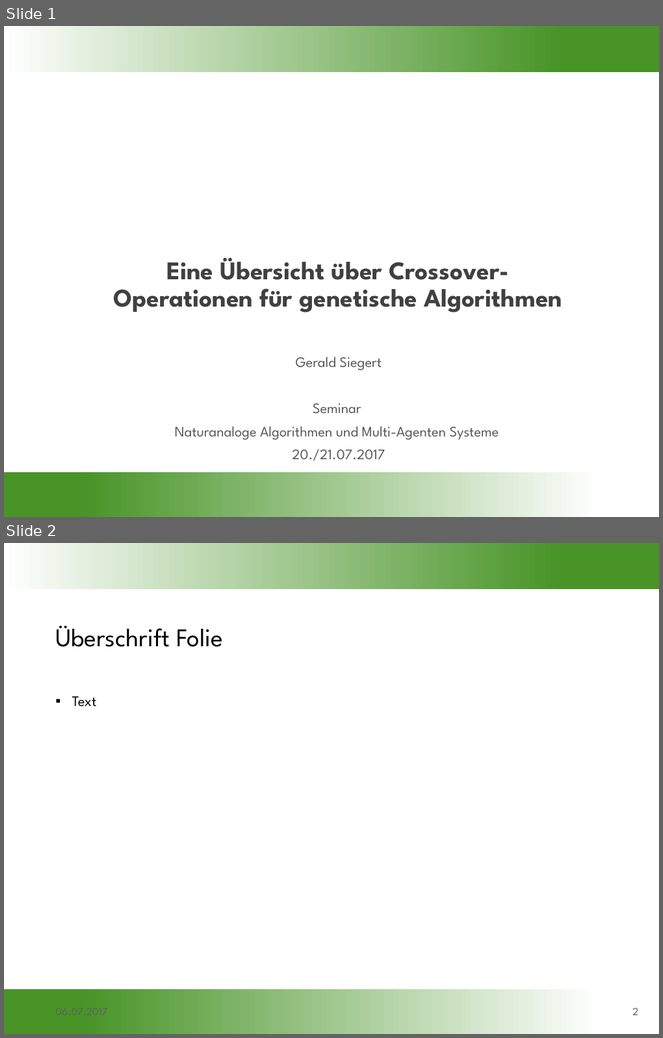
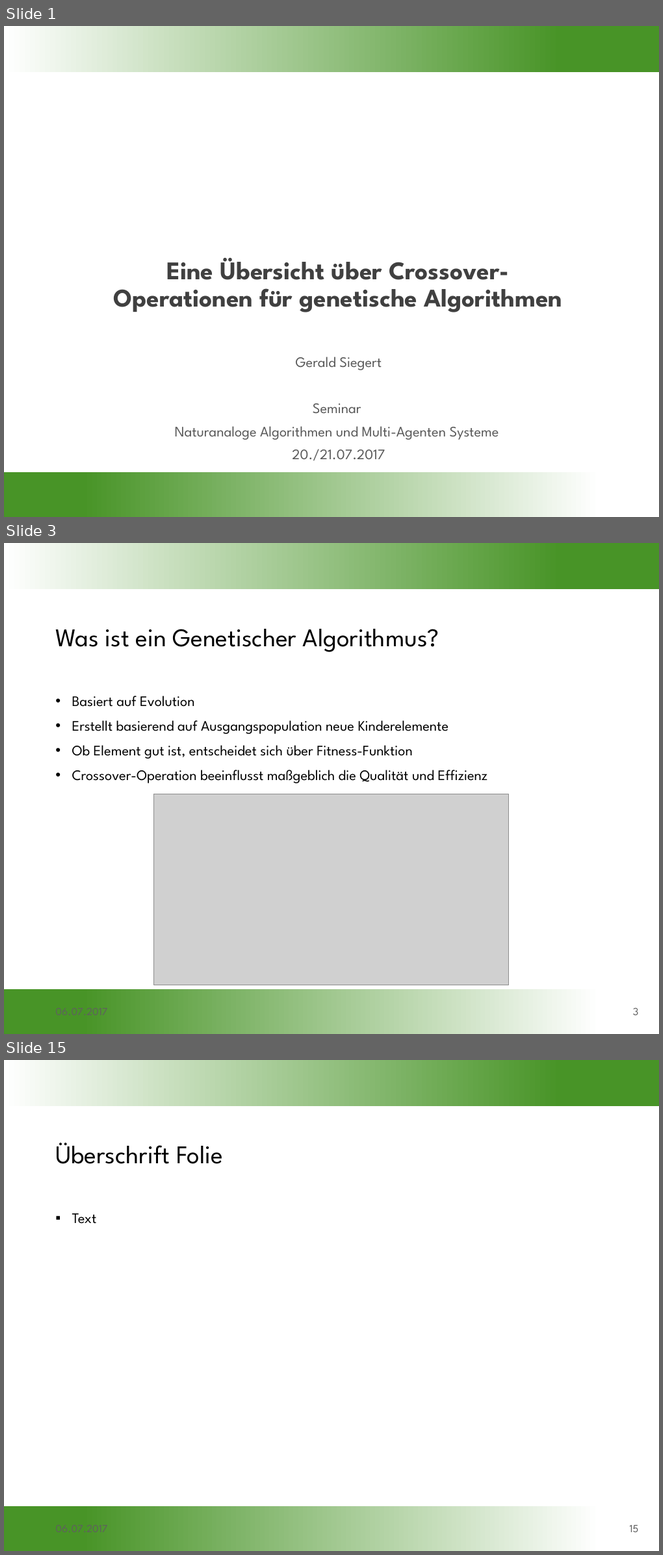
Before and after one commit to gobo7793/OC-Seminar, a slide deck: Vortragsfolien.pptx. Shown one above the other, each under a label of ours: slides 1 and 2 before the commit, slides 1, 3 and 15 after it; the slides between them are not shown. The pictures are 663x1038 and 663x1555 pixels, drawn with LibreOffice and Linux fonts; fonts in the diff are those of the drawing; grey boxes stand for pictures; background and template pictures are left out. Boxes give left, top, right and bottom in pixels: in the first picture for what was removed or moved away, otherwise in the second. Text is boxed around its words. In the diff, an @@ line names an element or a change of style, - is before the commit and + after.

```diff
--- a/Vortragsfolien.pptx
+++ b/Vortragsfolien.pptx
@@ slide 3 added at (x1=4, y1=543, x2=659, y2=1034), background #FFFFFF; not listed: 2 template elements that a slide beside it also shows @@
@@ title added at (x1=55, y1=629, x2=440, y2=652), 28 pt, text #000000 @@
+Was ist ein Genetischer Algorithmus?
@@ text added at (x1=72, y1=696, x2=488, y2=783), 16 pt, text #000000 @@
+• Basiert auf Evolution
+• Erstellt basierend auf Ausgangspopulation neue Kinderelemente
+• Ob Element gut ist, entscheidet sich über Fitness-Funktion
+• Crossover-Operation beeinflusst maßgeblich die Qualität und Effizienz
@@ picture added at (x1=154, y1=795, x2=509, y2=986) @@
@@ text added at (x1=50, y1=999, x2=196, y2=1025), 12 pt, text #5F5F5F @@
+06.07.2017
@@ page number added at (x1=633, y1=1008, x2=639, y2=1016), 12 pt, text #5F5F5F @@
+3
@@ what was slide 2 is now slide 15 @@
@@ page number at (x1=630, y1=1525, x2=639, y2=1533): text changed @@
-2
+15
```
Also in this commit, not shown: 12 other slides added.
